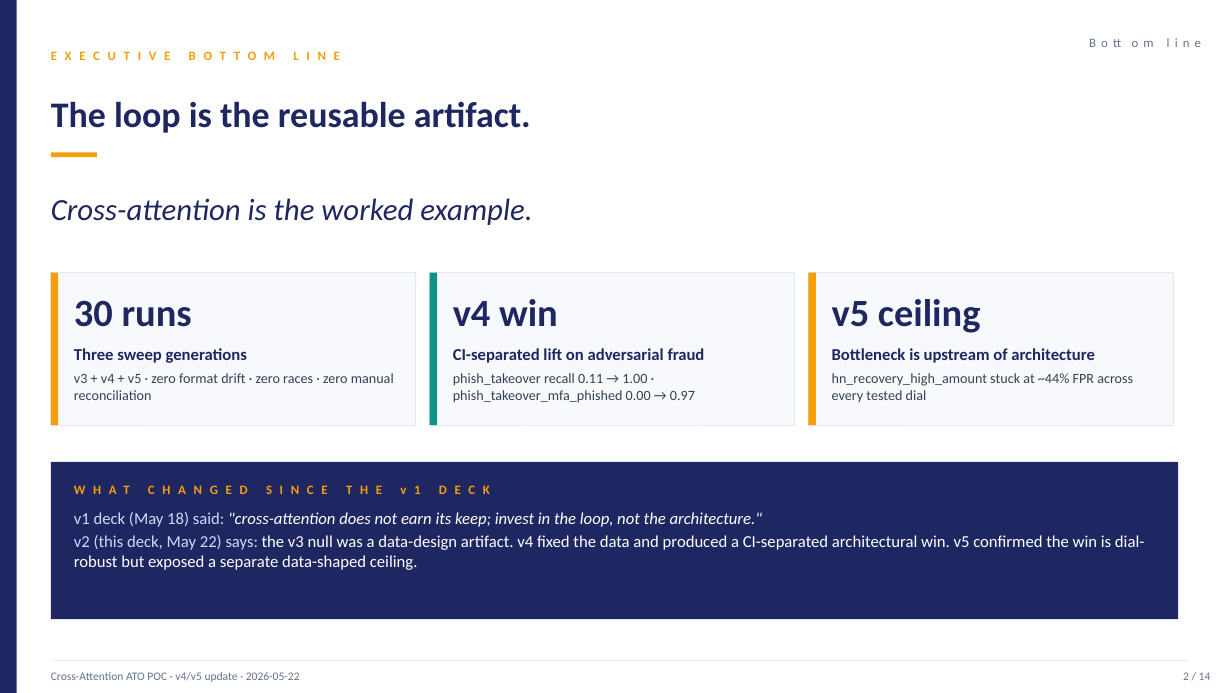
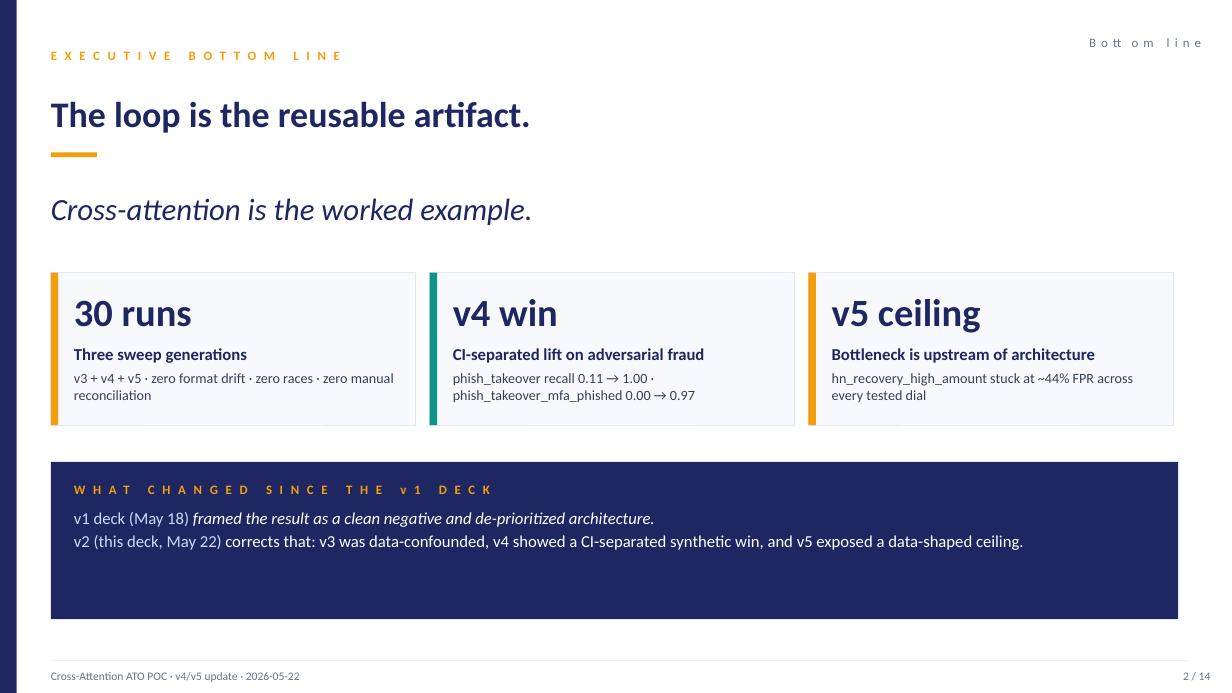
Before and after one commit to arunmenon/cross-attn-ato-poc, a slide deck: slide 2 of leadership-readout/leadership-readout.pptx. Drawn at 1232x693 pixels with LibreOffice and Linux fonts; fonts in the diff are those of the drawing. Boxes give left, top, right and bottom in pixels: in the first picture for what was removed or moved away, otherwise in the second. Text is boxed around its words. In the diff, an @@ line names an element or a change of style, - is before the commit and + after.

```diff
--- a/leadership-readout/leadership-readout.pptx
+++ b/leadership-readout/leadership-readout.pptx
@@ text at box(74, 512, 1024, 550): text changed @@
-v1 deck (May 18) said: "cross-attention does not earn its keep; invest in the loop, not the architecture."
-v2 (this deck, May 22) says: the v3 null was a data-design artifact. v4 fixed the data and produced a CI-separated architectural win. v5 confirmed the win is dial-robust but exposed a separate data-shaped ceiling.
+v1 deck (May 18) framed the result as a clean negative and de-prioritized architecture.
+v2 (this deck, May 22) corrects that: v3 was data-confounded, v4 showed a CI-separated synthetic win, and v5 exposed a data-shaped ceiling.
```
Also in this commit, not shown: 2 other slides changed, 3 other files.
